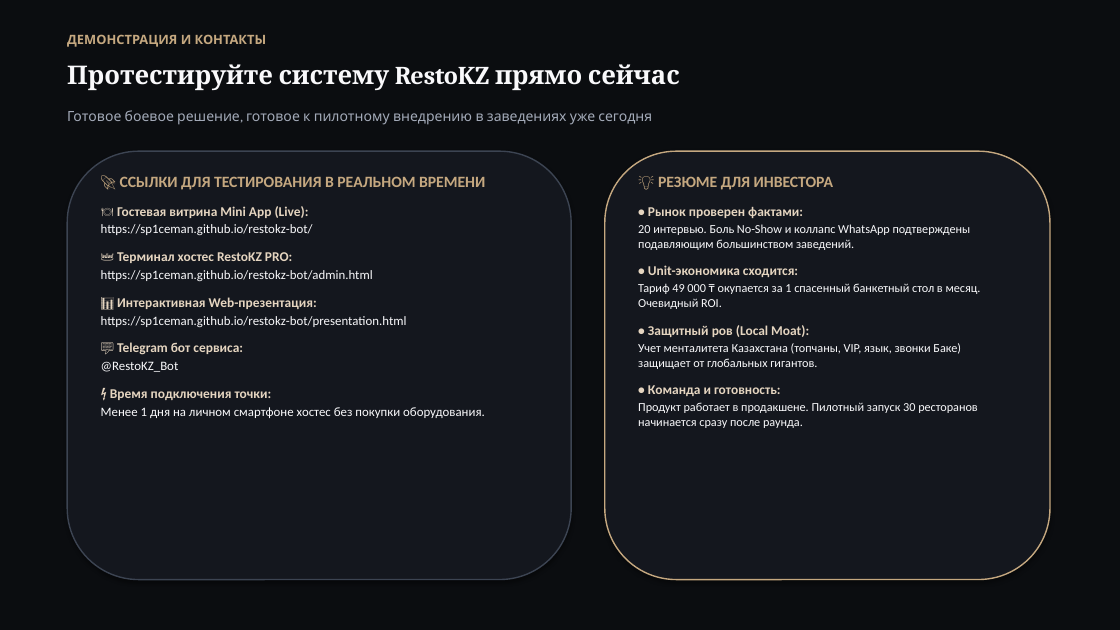
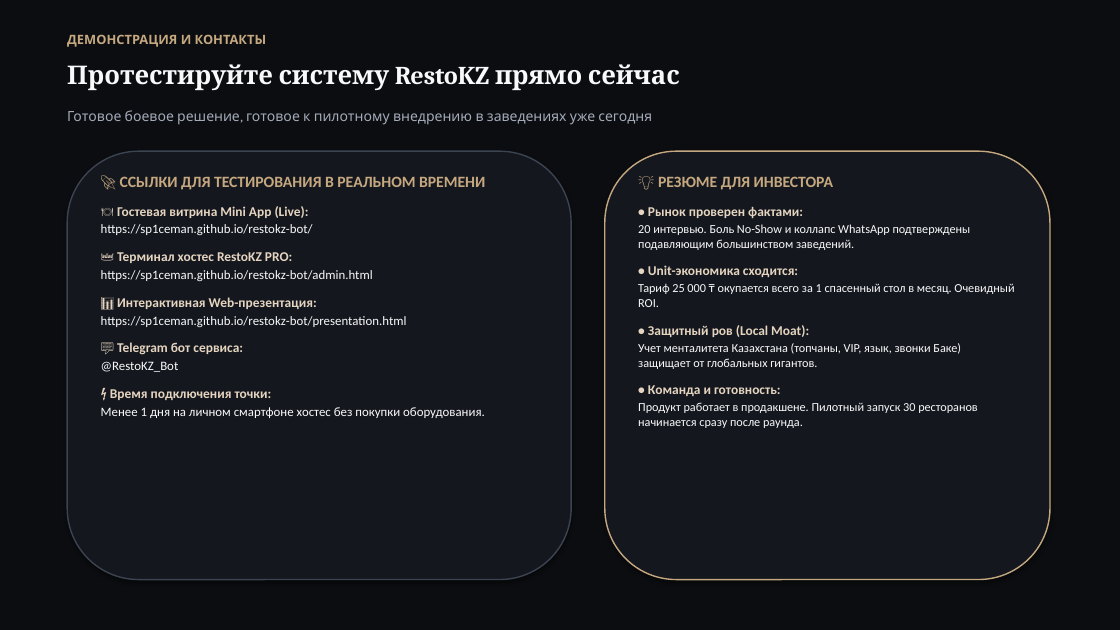
Before and after one commit to Sp1ceMan/restokz-bot, a slide deck: slide 15 of RestoKZ_Presentation.pptx. Drawn at 1120x630 pixels with LibreOffice and Linux fonts; fonts in the diff are those of the drawing. Boxes give left, top, right and bottom in pixels: in the first picture for what was removed or moved away, otherwise in the second. Text is boxed around its words. In the diff, an @@ line names an element or a change of style, - is before the commit and + after.

```diff
--- a/RestoKZ_Presentation.pptx
+++ b/RestoKZ_Presentation.pptx
@@ text at [638, 283, 1014, 307]: text changed @@
-Тариф 49 000 ₸ окупается за 1 спасенный банкетный стол в месяц. Очевидный ROI.
+Тариф 25 000 ₸ окупается всего за 1 спасенный стол в месяц. Очевидный ROI.
```
Also in this commit, not shown: 3 other slides changed, 4 other files.
